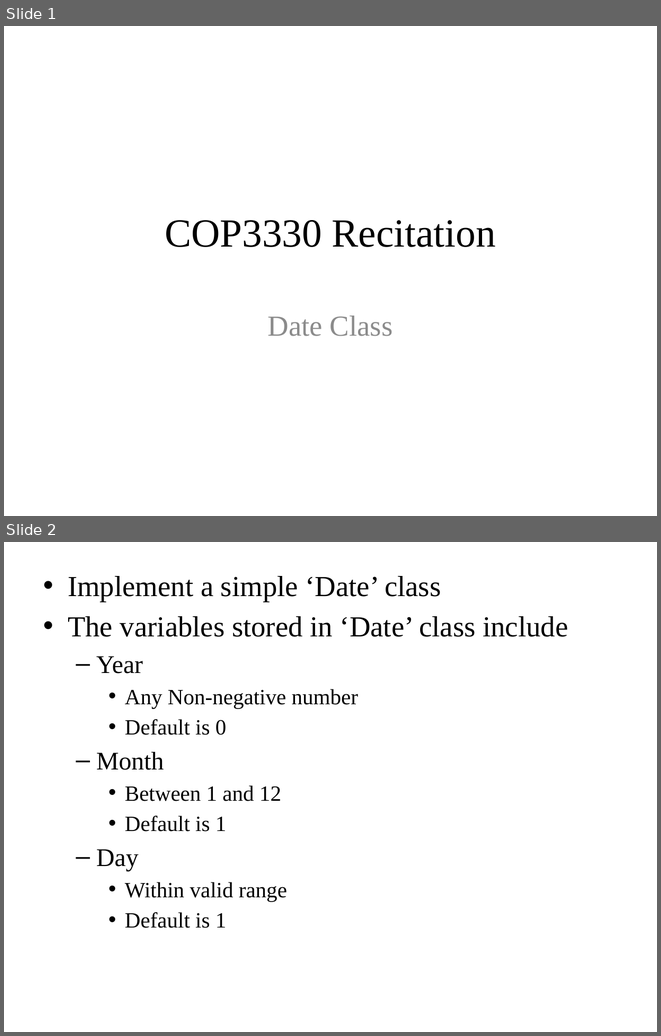
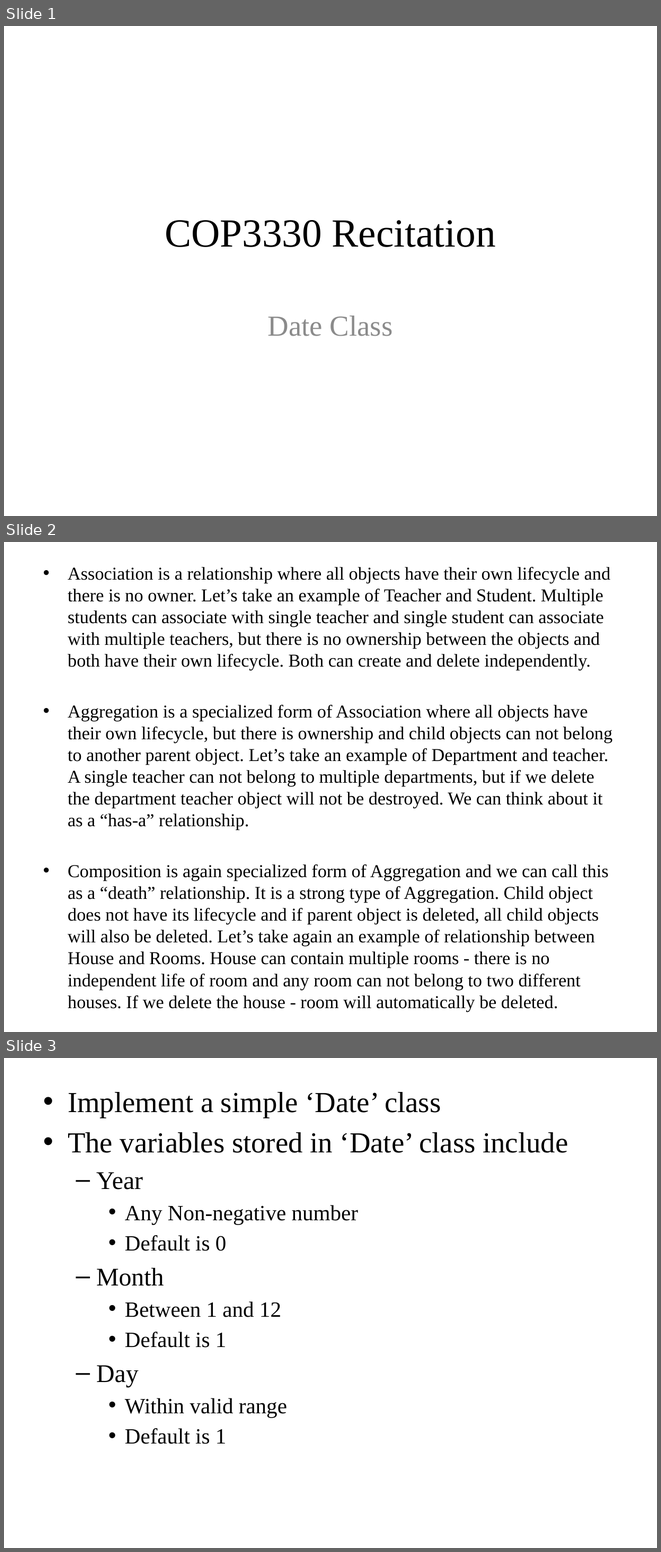
Before and after one commit to muye20/COP3330, a slide deck: DateClassFrame/DateClassPPT.pptx. Shown one above the other, each under a label of ours: slides 1 and 2 before the commit, slides 1, 2 and 3 after it. The pictures are 661x1036 and 661x1552 pixels, drawn with LibreOffice and Linux fonts; fonts in the diff are those of the drawing. Boxes give left, top, right and bottom in pixels: in the first picture for what was removed or moved away, otherwise in the second. Text is boxed around its words. In the diff, an @@ line names an element or a change of style, - is before the commit and + after.

Commit message:
PPT

```diff
--- a/DateClassFrame/DateClassPPT.pptx
+++ b/DateClassFrame/DateClassPPT.pptx
@@ slide 2 added at [4,542,657,1032], background #FFFFFF @@
@@ text added at [68,567,612,1012], 20 pt, text #000000 @@
+• Association is a relationship where all objects have their own lifecycle and there is no owner. Let’s take an example of Teacher and Student. Multiple students can associate with single teacher and single student can associate with multiple teachers, but there is no ownership between the objects and both have their own lifecycle. Both can create and delete independently.
+• Aggregation is a specialized form of Association where all objects have their own lifecycle, but there is ownership and child objects can not belong to another parent object. Let’s take an example of Department and teacher. A single teacher can not belong to multiple departments, but if we delete the department teacher object will not be destroyed. We can think about it as a “has-a” relationship.
+• Composition is again specialized form of Aggregation and we can call this as a “death” relationship. It is a strong type of Aggregation. Child object does not have its lifecycle and if parent object is deleted, all child objects will also be deleted. Let’s take again an example of relationship between House and Rooms. House can contain multiple rooms - there is no independent life of room and any room can not belong to two different houses. If we delete the house - room will automatically be deleted.
@@ what was slide 2 is now slide 3 @@
```
